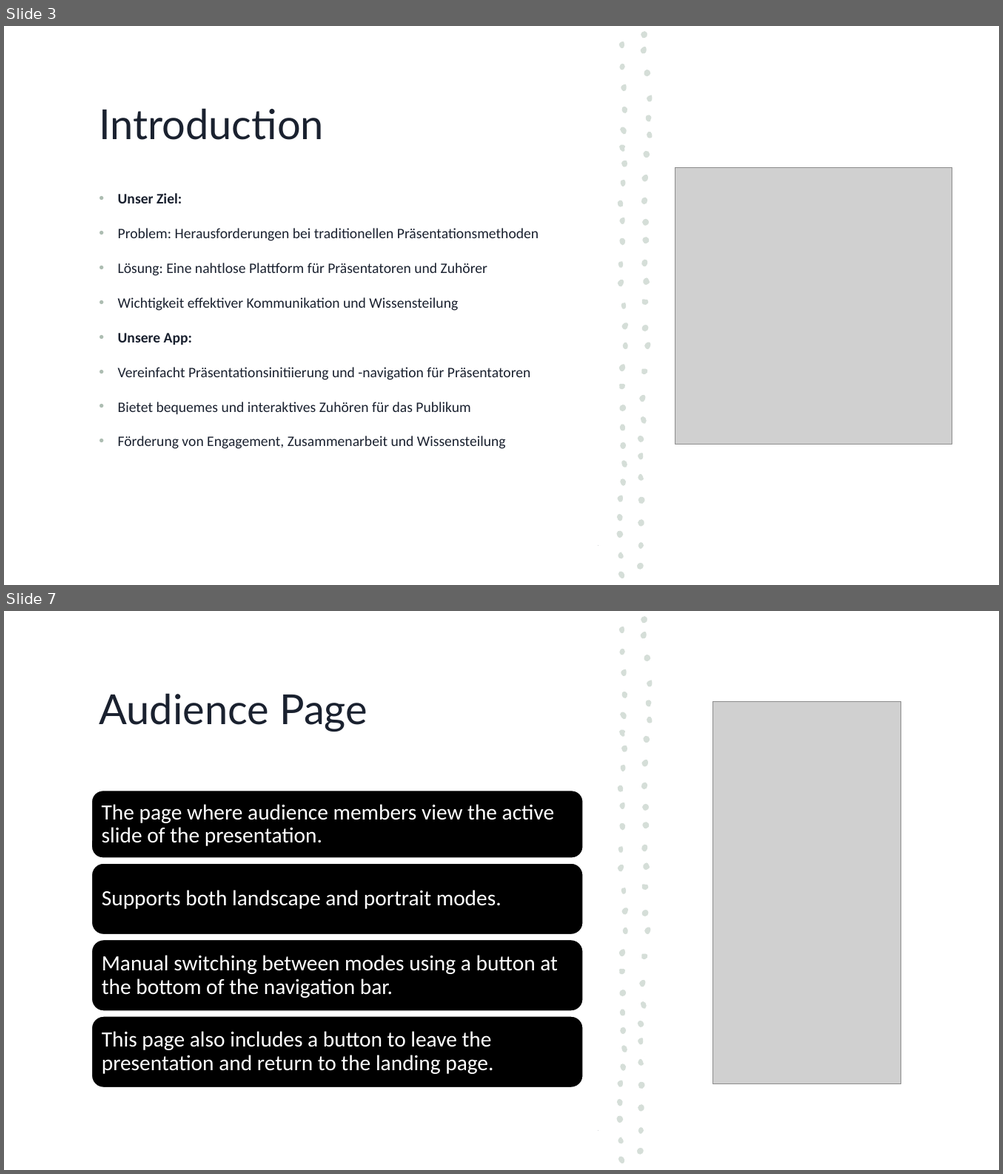
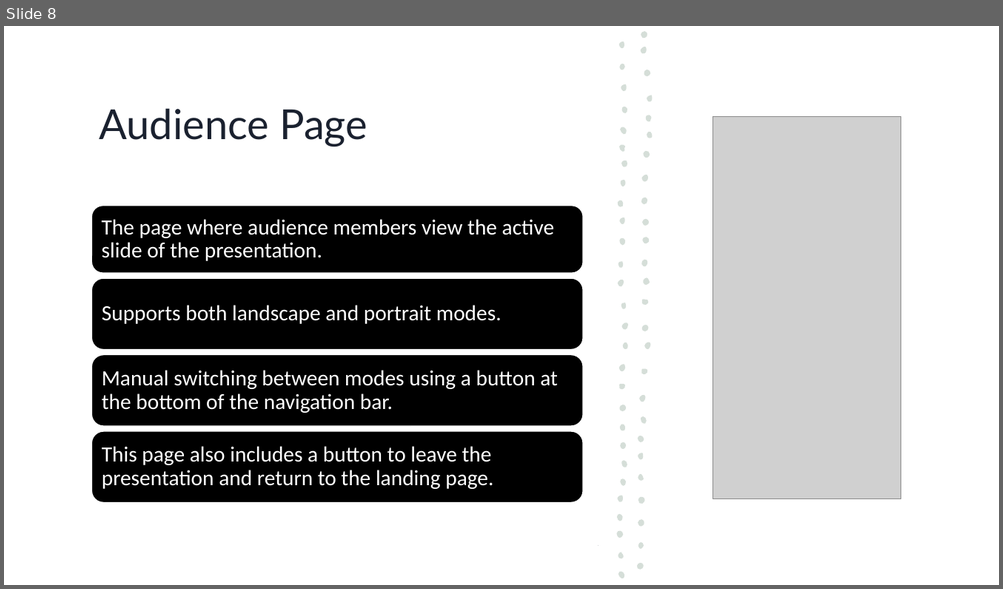
Before and after one commit to fabian-kho/zoom_lite, a slide deck: docs/Präsentation.pptx. Shown one above the other, each under a label of ours: slides 3 and 7 before the commit, slide 8 after it; the slides between them are not shown. The pictures are 1003x1174 and 1003x589 pixels, drawn with LibreOffice and Linux fonts; fonts in the diff are those of the drawing; grey boxes stand for pictures. Boxes give left, top, right and bottom in pixels: in the first picture for what was removed or moved away, otherwise in the second. Text is boxed around its words. In the diff, an @@ line names an element or a change of style, - is before the commit and + after.

```diff
--- a/docs/Präsentation.pptx
+++ b/docs/Präsentation.pptx
@@ slide 3 removed at (4,26,999,585), background #FFFFFF; not listed: 1 template element that a slide beside it also shows @@
@@ rectangle removed at (4,26,999,585) @@
@@ group removed at (598,30,654,582): 57 freeform shapes @@
@@ title removed at (99,108,324,140) @@
-Introduction
@@ picture removed at (675,168,952,445) @@
@@ text removed at (118,193,538,449) @@
-• Unser Ziel:
-• Problem: Herausforderungen bei traditionellen Präsentationsmethoden
-• Lösung: Eine nahtlose Plattform für Präsentatoren und Zuhörer
-• Wichtigkeit effektiver Kommunikation und Wissensteilung
-• Unsere App:
-• Vereinfacht Präsentationsinitiierung und -navigation für Präsentatoren
-• Bietet bequemes und interaktives Zuhören für das Publikum
-• Förderung von Engagement, Zusammenarbeit und Wissensteilung
@@ what was slide 7 is now slide 8 @@
```
Also in this commit, not shown: 6 slides changed, 2 slides added, 1 other slide removed.
